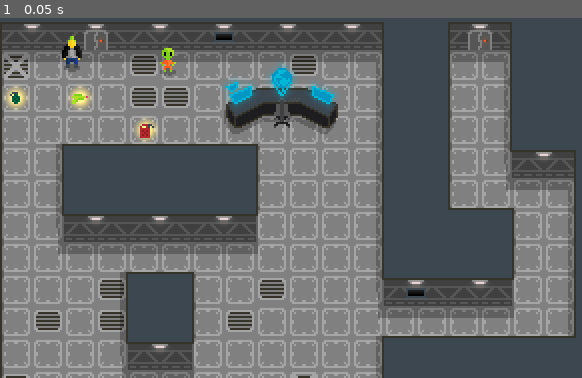
Above: before the commit, frame 1.
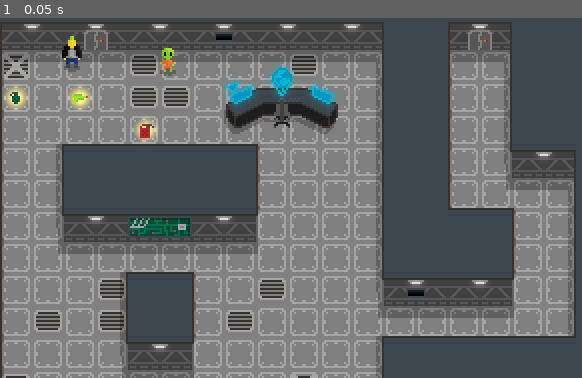
Above: after the commit, the same moment.

Repository: CrankyCranton/Godot-Jam-3
Game: Godot game, scene res://assets/tiles/tiles_test.tscn
The game is run twice, just before and just after one commit, with the same random seed, the same clock (stepped at 60 frames per second) and the same inputs. The project has no main scene, so this scene is started directly.
Inputs:
- Up to frame 1 (0.05 s): no input

The runs differ from the first frame. In frame 1, 0.5% of the frame differs, in the area x 21-33%, y 55-61%.

Commit message:
Circut board draft 1

Diff:
--- a/assets/tiles/tiles_test.tscn
+++ b/assets/tiles/tiles_test.tscn
@@ -10,6 +10,7 @@
 [ext_resource type="Texture2D" uid="uid://cpv6honmno36t" path="res://assets/alien/alien.png" id="7_pmbjv"]
 [ext_resource type="Texture2D" uid="uid://cs5f7dqc1w4yu" path="res://assets/command_panel/command_panel.png" id="8_c6e1i"]
 [ext_resource type="Texture2D" uid="uid://ddu58a3dq2r1a" path="res://assets/area_glow/area_glow.png" id="10_iyg4v"]
+[ext_resource type="Texture2D" uid="uid://xlhy665mvtt2" path="res://assets/circut_board/circut_board.png" id="11_hmf1d"]
 
 [sub_resource type="TileSetAtlasSource" id="TileSetAtlasSource_fj53s"]
 texture = ExtResource("1_hm024")
@@ -668,3 +669,7 @@
 material = SubResource("CanvasItemMaterial_4ymco")
 position = Vector2(141, 30)
 texture = ExtResource("10_iyg4v")
+
+[node name="CircutBoard" type="Sprite2D" parent="."]
+position = Vector2(80, 112)
+texture = ExtResource("11_hmf1d")
Binary file added: assets/circut_board/circut_board.png
Not shown, added: assets/circut_board/circut_board.png.import
Not shown: 1 places in assets/tiles/tiles_test.tscn that only renumber resources
Not shown, added: assets/circut_board/circut_board.pxo
Not shown, changed: assets/tiles/tiles.pxo
